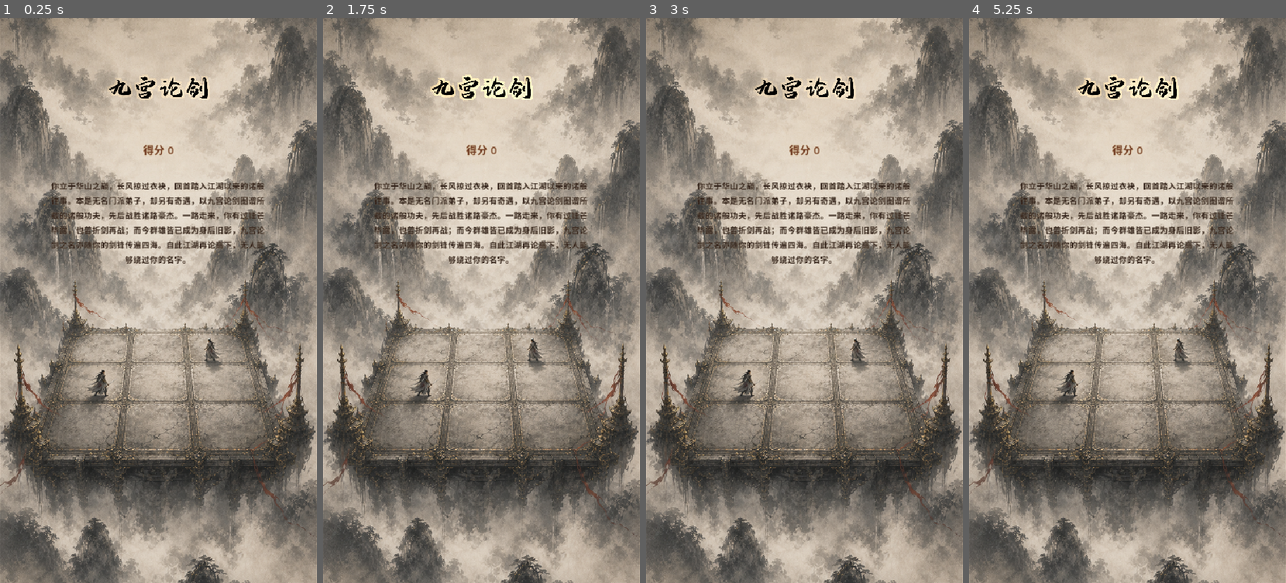
Above: before the commit, frames 1-4 (left to right).
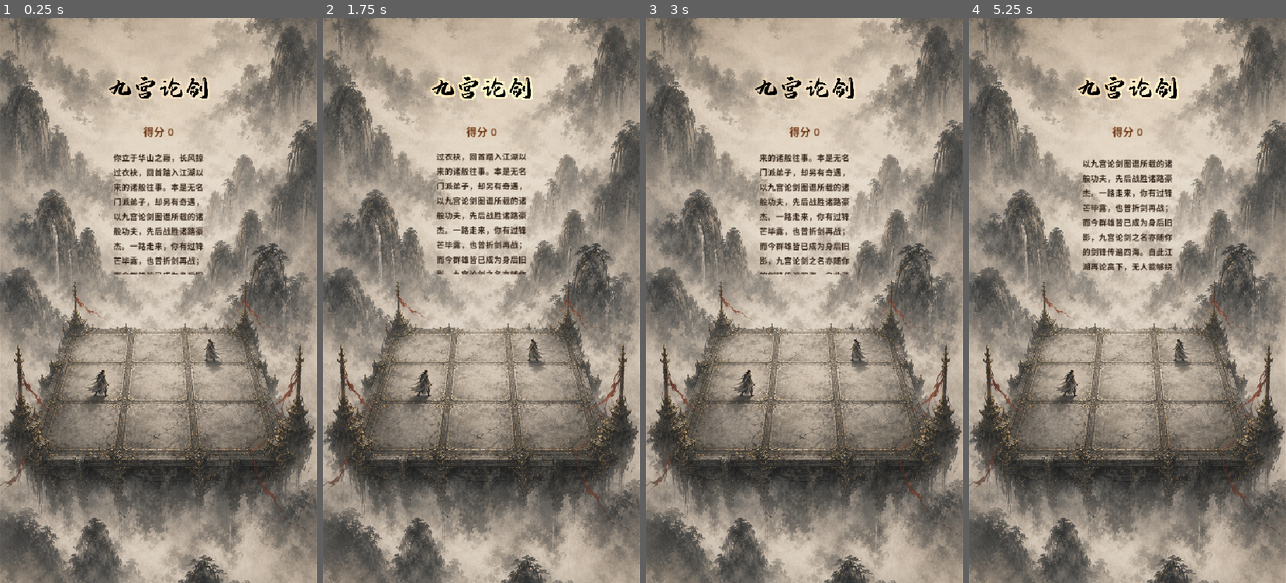
Above: after the commit, the same moments.

Repository: YLMstring/WuXiaCard
Game: Godot game, scene res://scenes/ending.tscn
Same seed, same stepped clock (60 frames per second), same inputs: the game is played once before the commit and once after it. This scene is started directly instead of the project's main scene.
Inputs (mouse positions are in pixels of both pictures, inside the frame that each line leads up to):
- Up to frame 1 (0.25 s): no input
- Up to frame 2 (1.75 s): move the mouse to (551, 272) at 0.52 s; click (551, 272) at 0.67 s; drag from (418, 328) to (465, 413) at 1.27 s
- Up to frame 3 (3 s): move the mouse to (836, 176) at 2.02 s; click (836, 176) at 2.17 s; drag from (788, 413) to (709, 215) at 2.77 s
- Up to frame 4 (5.25 s): move the mouse to (1222, 385) at 3.52 s; click (1222, 385) at 3.67 s; drag from (1032, 215) to (1079, 159) at 4.27 s; move the mouse to (1143, 300) at 5.02 s; click (1143, 300) at 5.17 s

The runs differ from the first frame. In frame 1, 4.1% of the frame differs, in the area x 16-84%, y 19-46%; in frame 2, 4.0%; in frame 3, 4.2%; in frame 4, 5.1%, in the area x 16-84%, y 19-45%.

Commit message:
Update ending_controller.gd

Diff:
--- a/scripts/ending_controller.gd
+++ b/scripts/ending_controller.gd
@@ -5,13 +5,13 @@
 
 const Sects = preload("res://scripts/sect_catalog.gd")
 const Enemies = preload("res://scripts/enemy_catalog.gd")
-const SCORE_TOP_RATIO: float = 0.21
-const SCORE_HEIGHT_RATIO: float = 0.045
-const SCORE_WIDTH_RATIO: float = 0.62
-const STORY_TOP_RATIO: float = 0.285
+const SCORE_TOP_RATIO: float = 0.018
+const SCORE_HEIGHT_RATIO: float = 0.05
+const SCORE_WIDTH_RATIO: float = 0.3
+const STORY_TOP_RATIO: float = 0.24
 const STORY_BOTTOM_RATIO: float = 0.455
-const STORY_WIDTH_RATIO: float = 0.68
-const MIN_TITLE_SCORE_GAP_RATIO: float = 0.02
+const STORY_WIDTH_RATIO: float = 0.3
+const MIN_TITLE_SCORE_GAP_RATIO: float = 0.009
 
 @onready var main_menu: MainMenuController = $MainMenu
 @onready var score_label: Label = $EndingLayer/Score
